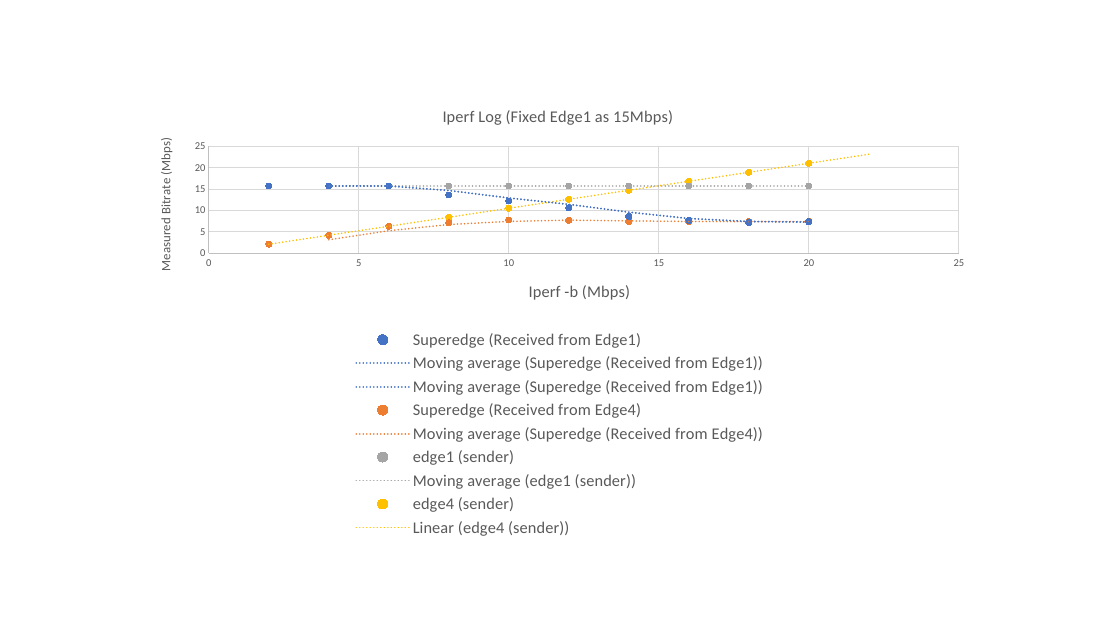
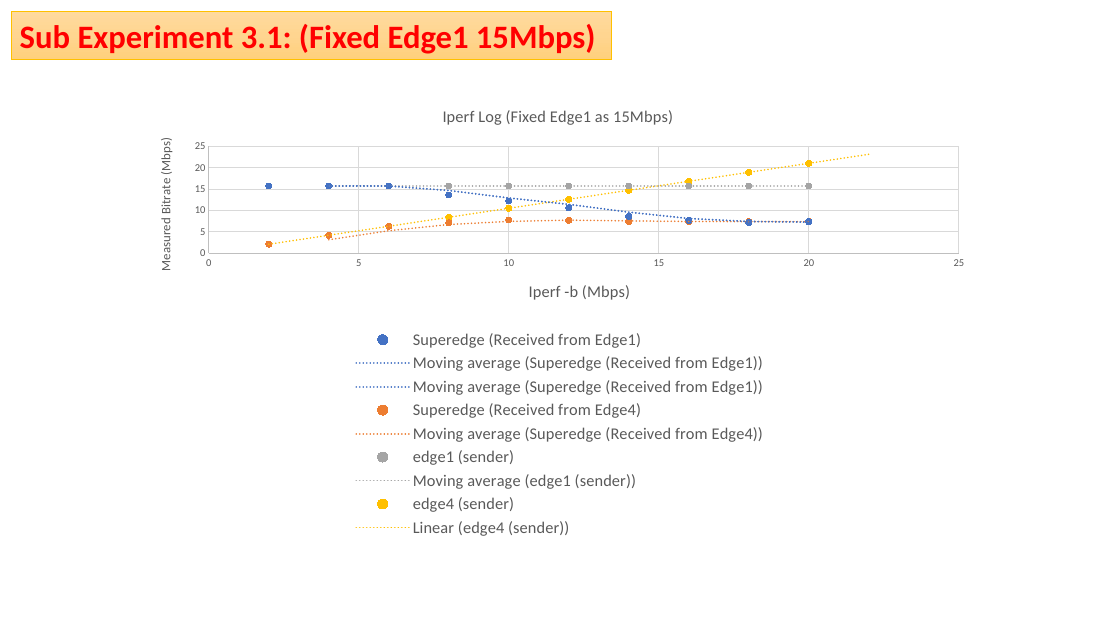
Before and after one commit to phoophoo187/Privacy_SDN_Edge_IoT, a slide deck: slide 15 of PlanB/CPU_utilization_Experiment/version2_Experiment_style/Experiment_Results.pptx. Drawn at 1120x630 pixels with LibreOffice and Linux fonts; fonts in the diff are those of the drawing. Boxes give left, top, right and bottom in pixels: in the first picture for what was removed or moved away, otherwise in the second. Text is boxed around its words. In the diff, an @@ line names an element or a change of style, - is before the commit and + after.

Commit message:
Combine all Experiment

```diff
--- a/PlanB/CPU_utilization_Experiment/version2_Experiment_style/Experiment_Results.pptx
+++ b/PlanB/CPU_utilization_Experiment/version2_Experiment_style/Experiment_Results.pptx
@@ rectangle added at <box>12,12,612,60</box>, fill gradient #FFDB9E to #FFD590 to #FFD07C, outline #FFC000 0.5 pt, 28 pt, text #FF0000, bold @@
+Sub Experiment 3.1: (Fixed Edge1 15Mbps)
```
Also in this commit, not shown: 7 other slides changed, 6 slides added, 2 other files.
